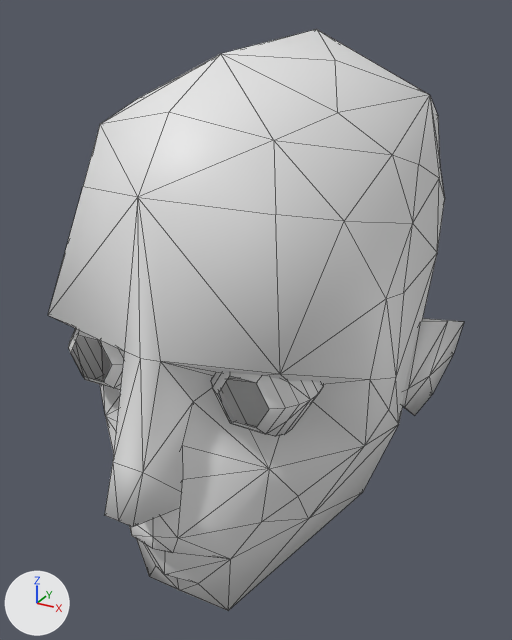
Before and after pictures for a commit that changed the OBJ model Assets/Geometry/DescendedHumanHead.obj.
The view is the same before and after, from a 50 mm camera at (0.162, -0.364, 0.23) aimed at (-0.002, -0.066, 0.081). Every picture has the same lights, and +X, +Y and +Z are marked at lower left. Mesh edges are drawn as thin lines. Where no turn or scale is listed for an object, it has been applied to the vertices. Vertices at the same position are counted once.

The older version as bpy lines, for what is in view:
```python
me_descendedhumanhead = bpy.data.meshes.new('DescendedHumanHead')
me_descendedhumanhead.from_pydata(...)  # 286 vertices, 424 faces, 2 loose edges; spans x -0.094..0.094, y -0.186..0.065, z -0.04..0.22
me_descendedhumanhead.polygons.foreach_set('use_smooth', [True] * 424)
ob_descendedhumanhead = bpy.data.objects.new('DescendedHumanHead', me_descendedhumanhead)
ob_descendedhumanhead.location = (0.0, 0.0, 0.0)
```
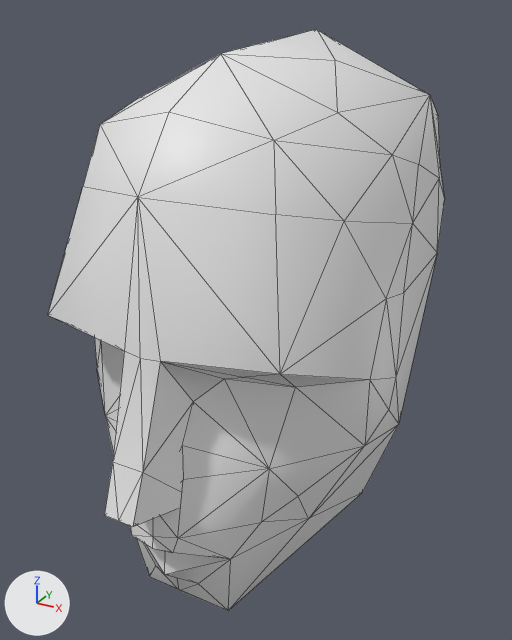
Patch to the scene script:
```diff
--- a/Assets/Geometry/DescendedHumanHead.obj.py
+++ b/Assets/Geometry/DescendedHumanHead.obj.py
@@ me_descendedhumanhead @@
 me_descendedhumanhead.from_pydata(...)  # 286 vertices, 424 faces, 2 loose edges; spans x -0.094..0.094, y -0.186..0.065, z -0.04..0.22
 # used by ob_descendedhumanhead; location = (0.0, 0.0, 0.0)
+# me_descendedhumanhead part 1: the loose piece of 65 vertices spanning x 0.015..0.063, y -0.151..-0.107, z 0.067..0.108 is deleted
+# me_descendedhumanhead part 2: the loose piece of 65 vertices spanning x -0.063..-0.015, y -0.151..-0.107, z 0.067..0.108 is deleted
+# me_descendedhumanhead part 3: the loose piece of 12 vertices spanning x 0.067..0.094, y -0.051..-0.014, z 0.033..0.091 is deleted
```

Boxes (x1, y1, x2, y2) around the edits, measured in the pictures (512 x 640 px):
'DescendedHumanHead', reshaped
    before: (48, 29, 464, 611)
    after: (48, 29, 445, 611)
part 1 of me_descendedhumanhead, deleted
    before: (211, 373, 323, 436)
part 2 of me_descendedhumanhead, deleted
    before: (68, 328, 124, 390)
part 3 of me_descendedhumanhead, deleted
    before: (402, 318, 464, 415)
